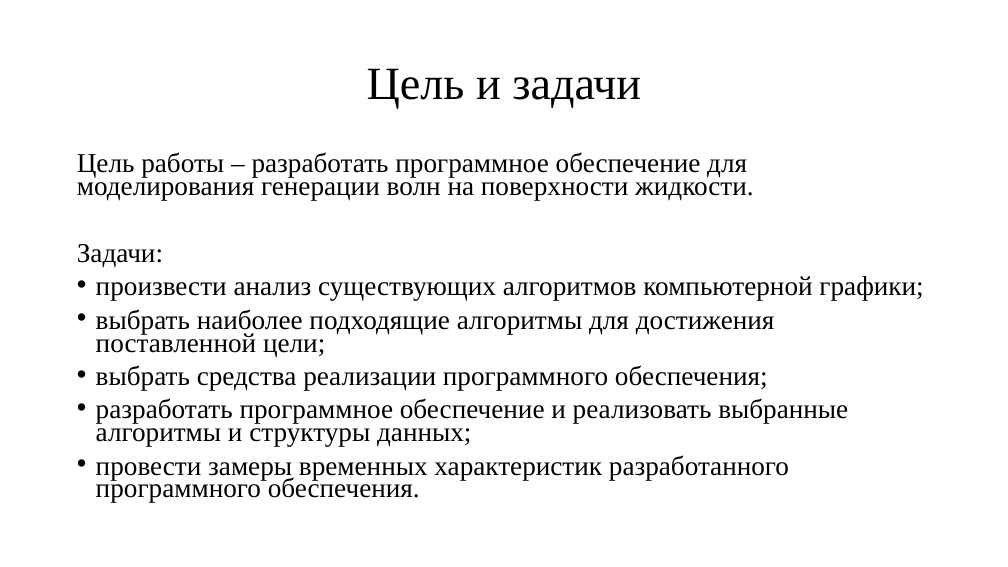
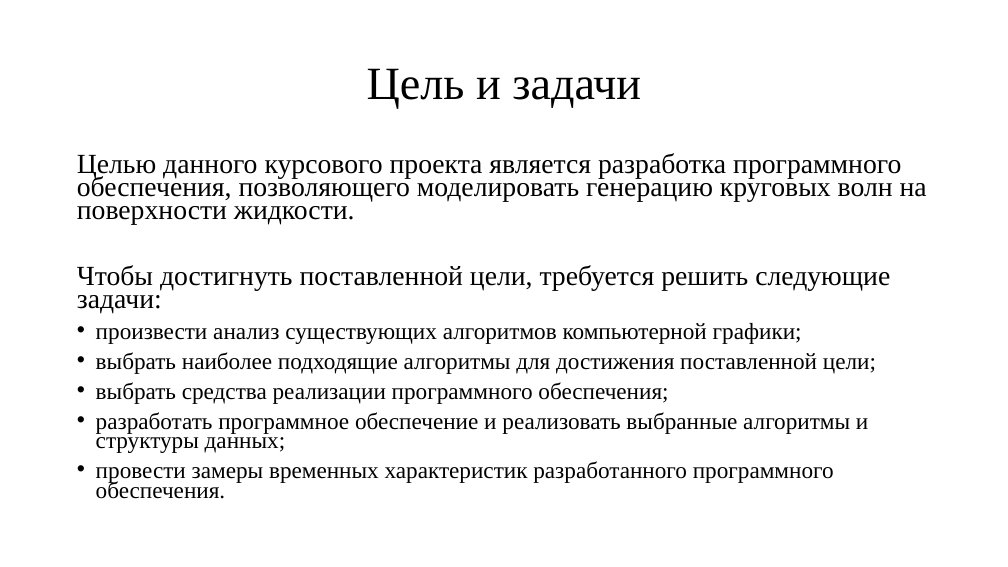
Before and after one commit to EmirShimshir/BMSTU_sem5_CG_CUR, a slide deck: slide 2 of doc/pres.pptx. Drawn at 1008x567 pixels with LibreOffice and Linux fonts; fonts in the diff are those of the drawing. Boxes give left, top, right and bottom in pixels: in the first picture for what was removed or moved away, otherwise in the second. Text is boxed around its words. In the diff, an @@ line names an element or a change of style, - is before the commit and + after.

```diff
--- a/doc/pres.pptx
+++ b/doc/pres.pptx
@@ text at (x1=77, y1=153, x2=927, y2=314): text changed; size 25.9 to 26.4 pt @@
-Цель работы – разработать программное обеспечение для моделирования генерации волн на поверхности жидкости.
-Задачи:
+Целью данного курсового проекта является разработка программного обеспечения, позволяющего моделировать генерацию круговых волн на поверхности жидкости.
+Чтобы достигнуть поставленной цели, требуется решить следующие задачи:
@@ text at (x1=96, y1=323, x2=876, y2=499): size 25.9 to 22.1 pt in "произвести анализ существующих алгоритмов компьютерной графи ...", "выбрать наиболее подходящие алгоритмы для достижения поставл ...", "выбрать средства реализации программного обеспечения;", "разработать программное обеспечение и реализовать выбранные  ..." and 1 more places @@
```
Also in this commit, not shown: 4 other slides changed, 4 slides added, 6 other files.
